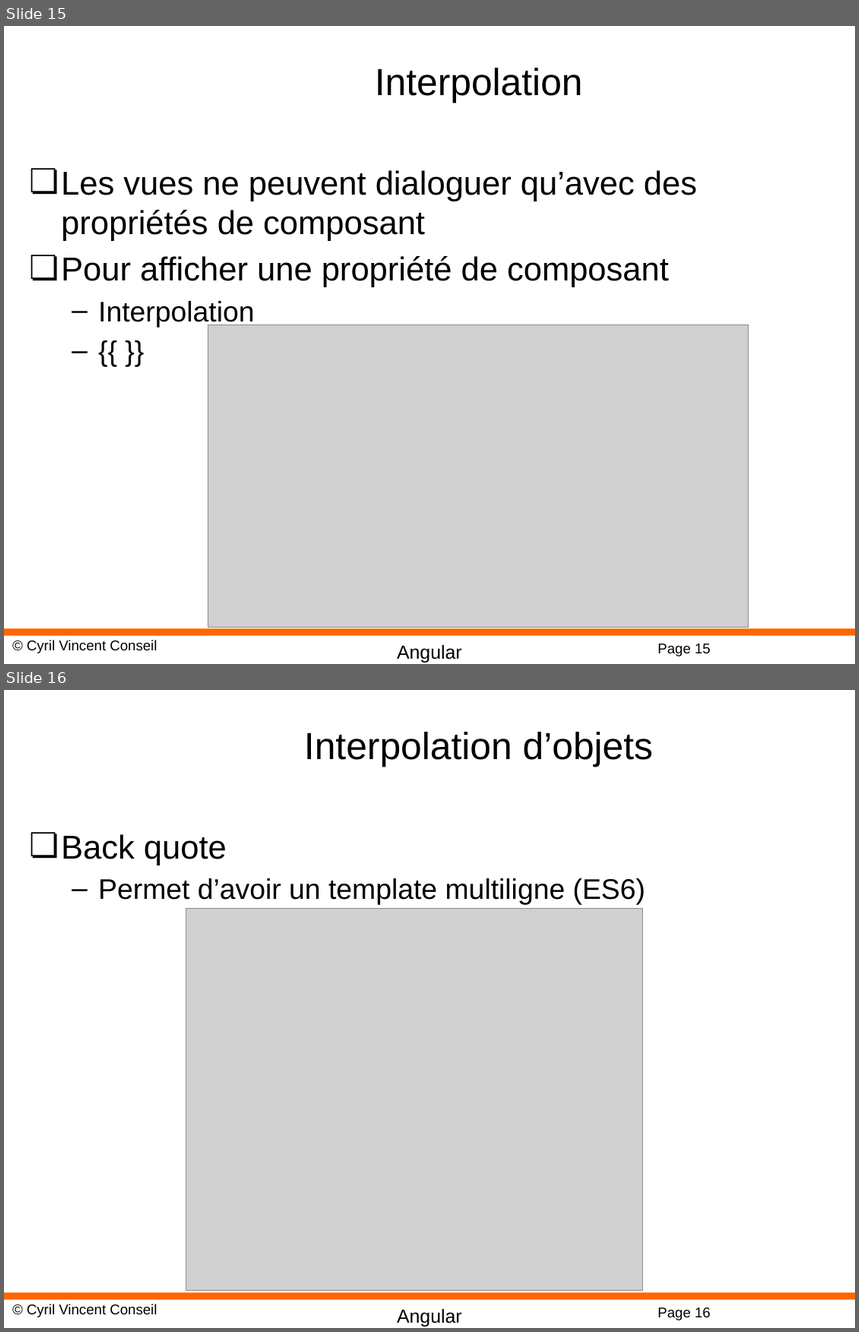
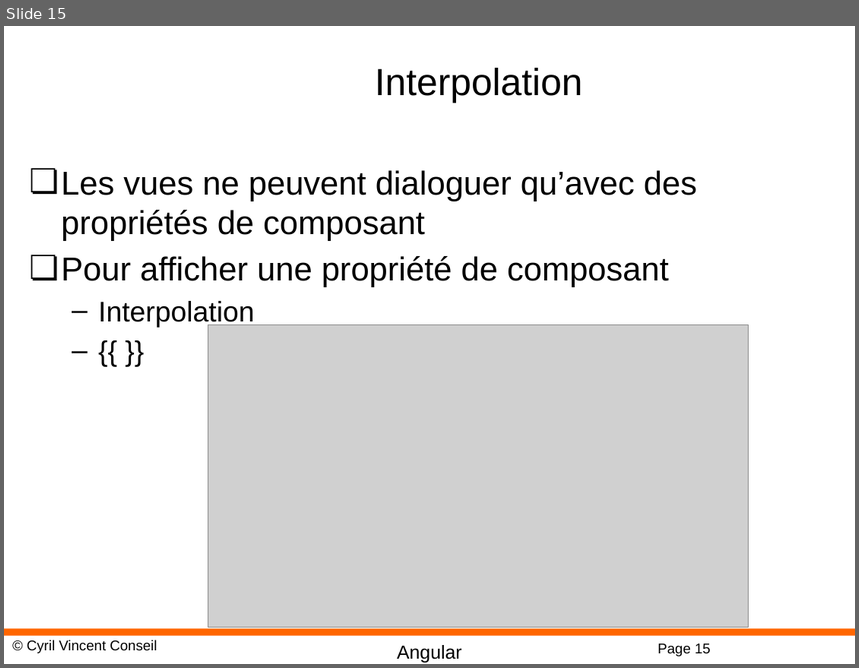
Before and after one commit to cyrilvincent/angular, a slide deck: PPT/Angular03-FirstComponent.pptx. Shown one above the other, each under a label of ours: slides 15 and 16 before the commit, slide 15 after it. The pictures are 859x1332 and 859x668 pixels, drawn with LibreOffice and Linux fonts; fonts in the diff are those of the drawing; grey boxes stand for pictures; background and template pictures are left out. Boxes give left, top, right and bottom in pixels: in the first picture for what was removed or moved away, otherwise in the second. Text is boxed around its words. In the diff, an @@ line names an element or a change of style, - is before the commit and + after.

```diff
--- a/PPT/Angular03-FirstComponent.pptx
+++ b/PPT/Angular03-FirstComponent.pptx
@@ slide 16 removed at (x1=4, y1=690, x2=855, y2=1328), background #FFFFFF; not listed: 4 template elements that a slide beside it also shows @@
@@ title removed at (x1=304, y1=732, x2=654, y2=767) @@
-Interpolation d’objets
@@ text removed at (x1=61, y1=834, x2=645, y2=905) @@
-❏ Back quote
-  – Permet d’avoir un template multiligne (ES6)
@@ picture removed at (x1=186, y1=909, x2=642, y2=1291) @@
```
Also in this commit, not shown: 52 other files.
